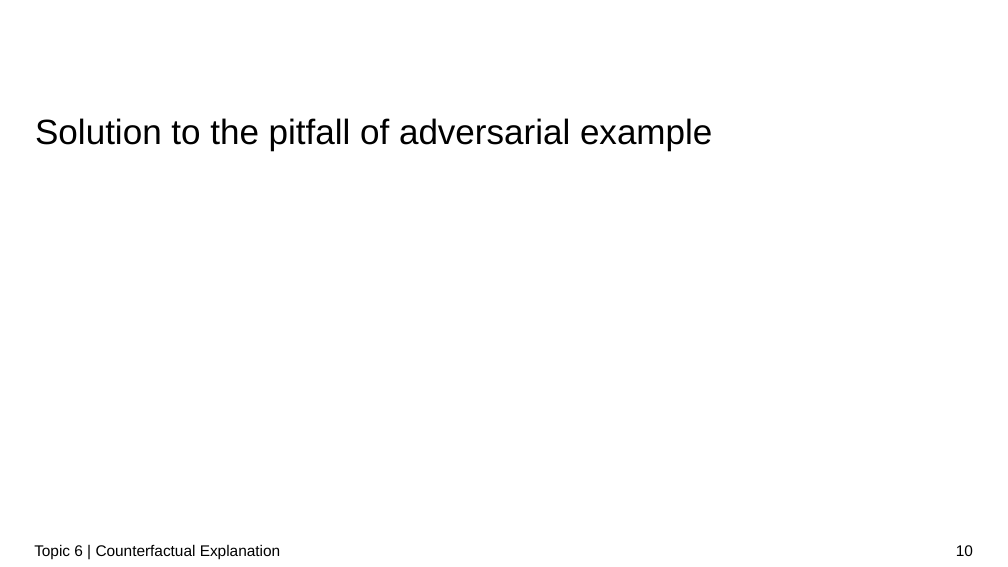
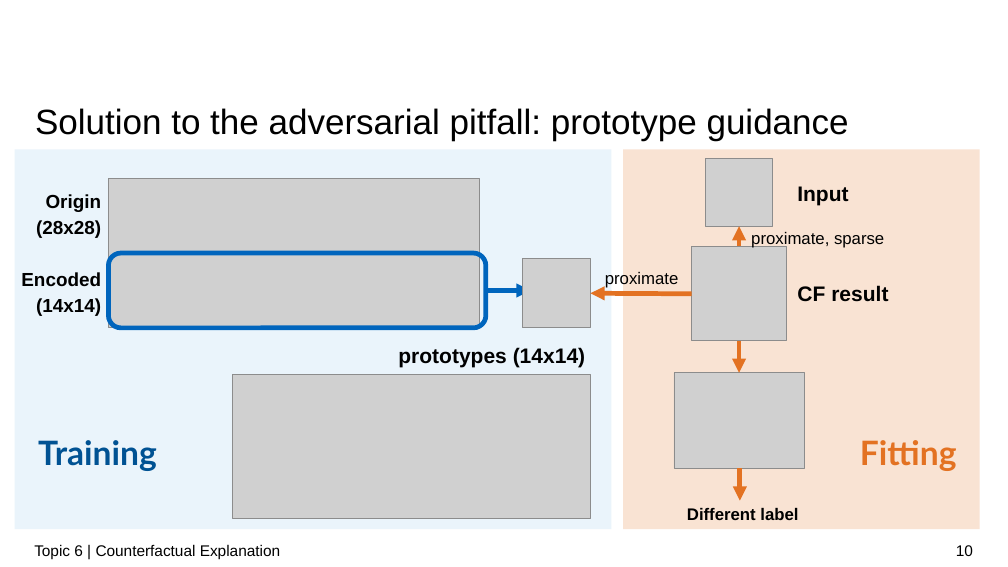
Before and after one commit to zhaochenyuangit/xAISeminar, a slide deck: slide 10 of presentation/XAI_counterfactual.pptx. Drawn at 1008x567 pixels with LibreOffice and Linux fonts; fonts in the diff are those of the drawing; grey boxes stand for pictures; background and template pictures are left out. Boxes give left, top, right and bottom in pixels: in the first picture for what was removed or moved away, otherwise in the second. Text is boxed around its words. In the diff, an @@ line names an element or a change of style, - is before the commit and + after.

```diff
--- a/presentation/XAI_counterfactual.pptx
+++ b/presentation/XAI_counterfactual.pptx
@@ title at [35, 108, 849, 141]: text changed @@
-Solution to the pitfall of adversarial example
+Solution to the adversarial pitfall: prototype guidance
@@ rectangle added at [14, 150, 611, 529], fill #EAF4FB @@
@@ picture added at [108, 178, 479, 328] @@
@@ rectangle added at [623, 150, 980, 529], fill #F9E3D3 @@
@@ picture added at [706, 159, 773, 227] @@
@@ text added at [21, 194, 102, 316], 18 pt, text #000000, bold @@
+Origin
+(28x28)
+Encoded
+(14x14)
@@ text added at [797, 186, 848, 205], 20 pt, text #000000, bold @@
+Input
@@ arrow added from (740, 247) to (740, 226), #E37222 4.5 pt @@
@@ text added at [751, 232, 884, 248], 16 pt, text #000000 @@
+proximate, sparse
@@ rounded rectangle added at [108, 253, 485, 328], outline #0065BD 4.5 pt @@
@@ picture added at [523, 259, 591, 328] @@
@@ picture added at [692, 247, 787, 341] @@
@@ arrow added from (486, 290) to (531, 290), #0065BD 4.5 pt @@
@@ arrow added from (692, 294) to (591, 293), #E37222 4.5 pt @@
@@ text added at [605, 270, 679, 288], 16 pt, text #000000 @@
+proximate
@@ text added at [797, 285, 888, 302], 20 pt, text #000000, bold @@
+CF result
@@ text added at [398, 347, 585, 367], 20 pt, text #000000, bold @@
+prototypes (14x14)
@@ arrow added from (740, 341) to (740, 373), #E37222 4.5 pt @@
@@ picture added at [233, 375, 591, 519] @@
@@ picture added at [674, 373, 804, 469] @@
@@ text added at [38, 440, 157, 471], 32 pt, text #005293, bold @@
+Training
@@ text added at [860, 440, 957, 471], 32 pt, text #E37222, bold @@
+Fitting
@@ arrow added from (740, 469) to (740, 501), #E37222 4.5 pt @@
@@ text added at [687, 508, 798, 520], 16 pt, text #000000, bold @@
+Different label
```
Also in this commit, not shown: 2 other slides changed, 34 other files.
